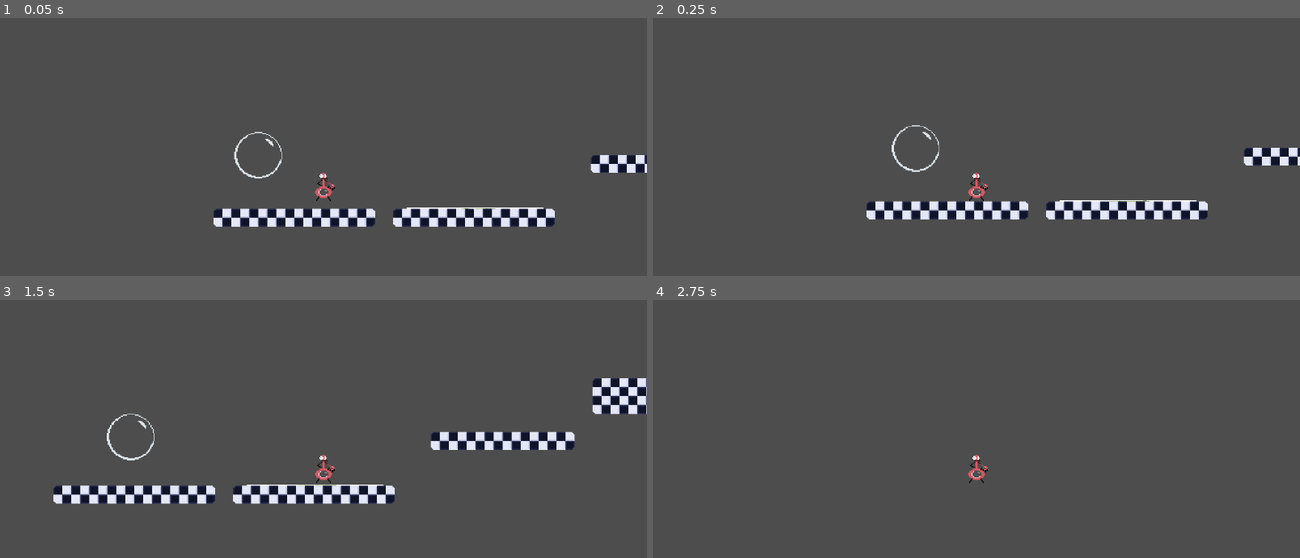
Above: before the commit, frames 1-4 (two rows, left to right).
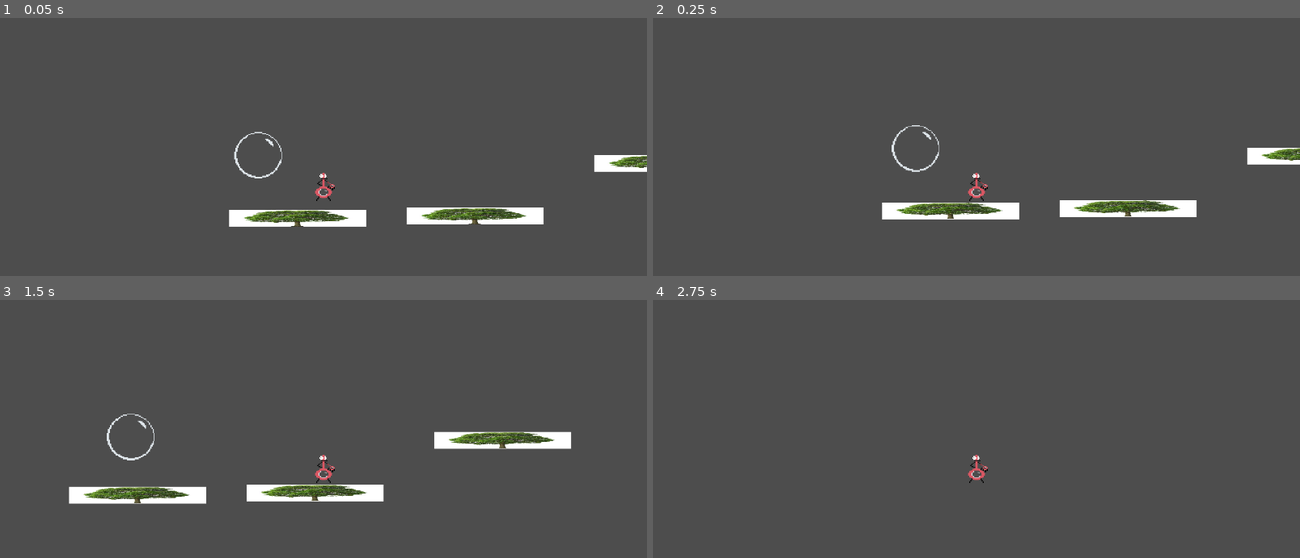
Above: after the commit, the same moments.

Repository: home-gamejam/global-gamejam-202501
Game: Godot game, scene res://main.tscn
Same seed, same stepped clock (60 frames per second), same inputs: the game is played once before the commit and once after it.
Inputs:
- Up to frame 1 (0.05 s): no input
- Up to frame 2 (0.25 s): no input
- Up to frame 3 (1.5 s): tap Enter (ui_accept) at 0.5, 0.77 s; hold Right (ui_right) from 0.53 s (still down)
- Up to frame 4 (2.75 s): tap Enter (ui_accept) at 1.52 s; release Right (ui_right) at 2.03 s; hold Left (ui_left) from 2.03 s (still down)

The runs differ from the first frame. In frame 1, 4.0% of the frame differs, in the area x 33-100%, y 53-81%; in frame 2, 4.0%; in frame 3, 6.1%, in the area x 8-100%, y 30-80%; in frame 4, nothing differs.

Commit message:
lolo baa baa baa

Diff:
--- a/bubble/main.tscn
+++ b/bubble/main.tscn
@@ -136,7 +136,6 @@
 tile_set = SubResource("TileSet_7aw4c")
 format = 2
 layer_0/name = "groundL"
-layer_0/tile_data = PackedInt32Array(-131051, 131072, 2, -196587, 131072, 0, -131052, 65536, 2, -196588, 65536, 0, -131053, 65536, 2, -196589, 65536, 0, -131054, 65536, 2, -196590, 65536, 0, -131055, 65536, 2, -196591, 65536, 0, -131056, 0, 2, -196592, 0, 0, 14, 131072, 3, 13, 65536, 3, 12, 65536, 3, 11, 65536, 3, 10, 65536, 3, 9, 65536, 3, 8, 65536, 3, 7, 0, 3, 196612, 131072, 3, 196611, 65536, 3, 196610, 65536, 3, 196609, 65536, 3, 196608, 65536, 3, 262143, 65536, 3, 262142, 65536, 3, 262141, 65536, 3, 262140, 0, 3, 262138, 131072, 3, 262137, 65536, 3, 262136, 65536, 3, 262135, 65536, 3, 262134, 65536, 3, 262133, 65536, 3, 262132, 65536, 3, 262131, 65536, 3, 262130, 0, 3)
 
 [node name="bubble" parent="." instance=ExtResource("3_opy8k")]
 position = Vector2(-184, 26)
